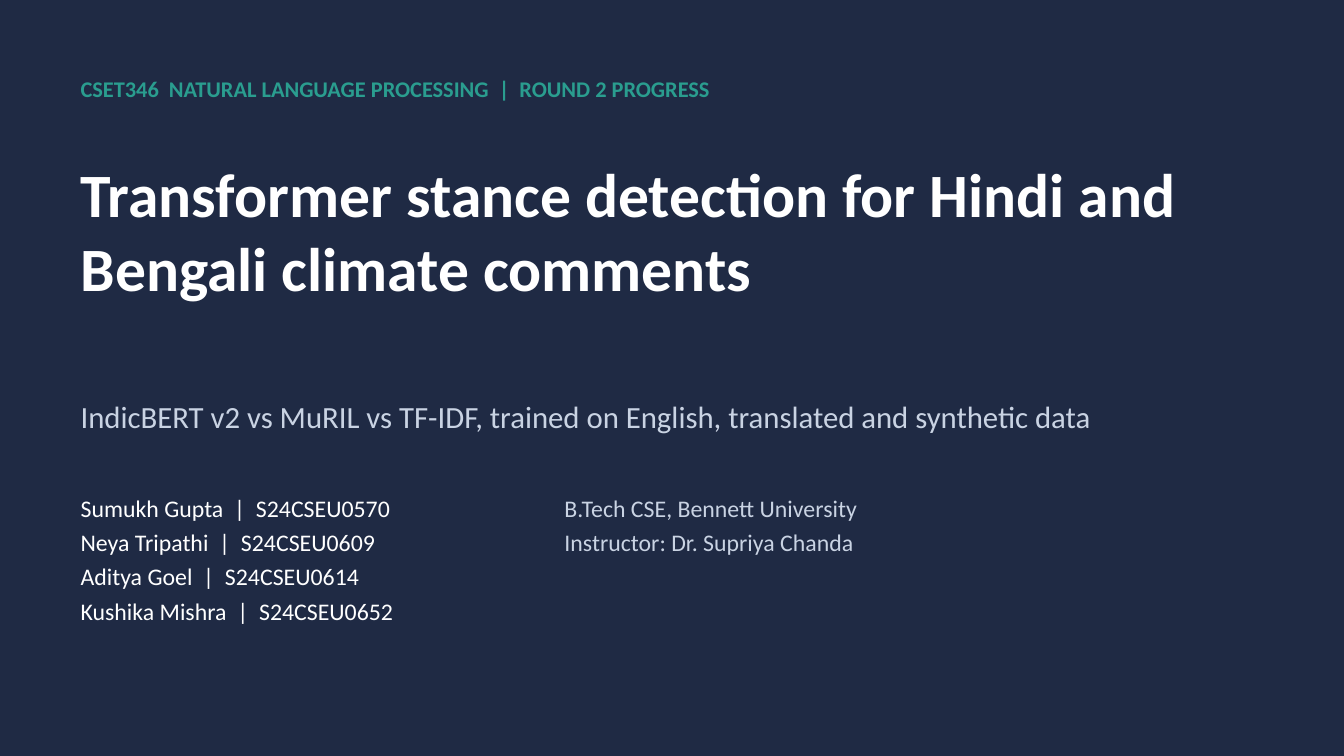
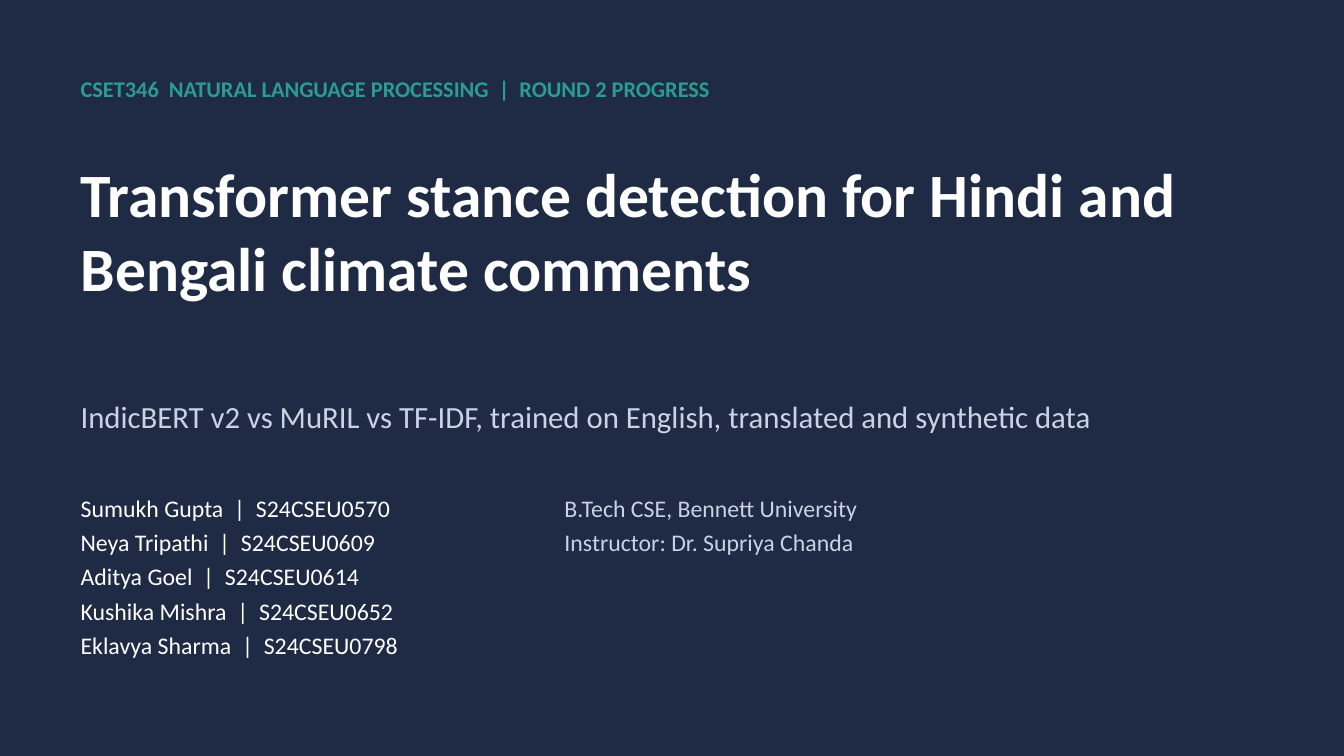
Before and after one commit to sumukh-dgaf/indic-climate-stance, a slide deck: slide 1 of outputs/Round2_Deck.pptx. Drawn at 1344x756 pixels with LibreOffice and Linux fonts; fonts in the diff are those of the drawing. Boxes give left, top, right and bottom in pixels: in the first picture for what was removed or moved away, otherwise in the second. Text is boxed around its words. In the diff, an @@ line names an element or a change of style, - is before the commit and + after.

```diff
--- a/outputs/Round2_Deck.pptx
+++ b/outputs/Round2_Deck.pptx
@@ text at box(81, 637, 398, 658): paragraph added @@
+Eklavya Sharma | S24CSEU0798
```
Also in this commit, not shown: 8 other slides changed, 7 other files.
